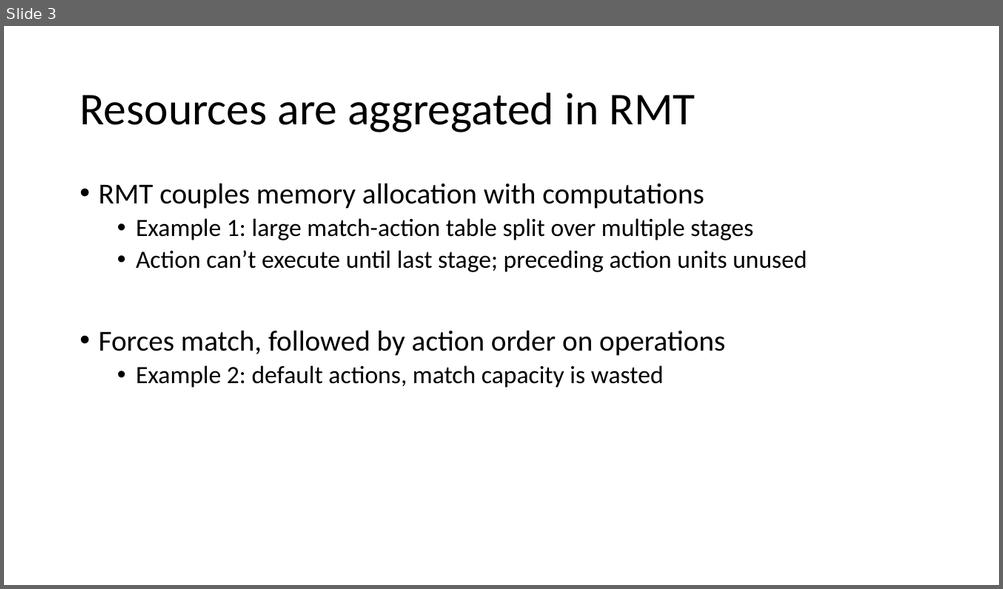
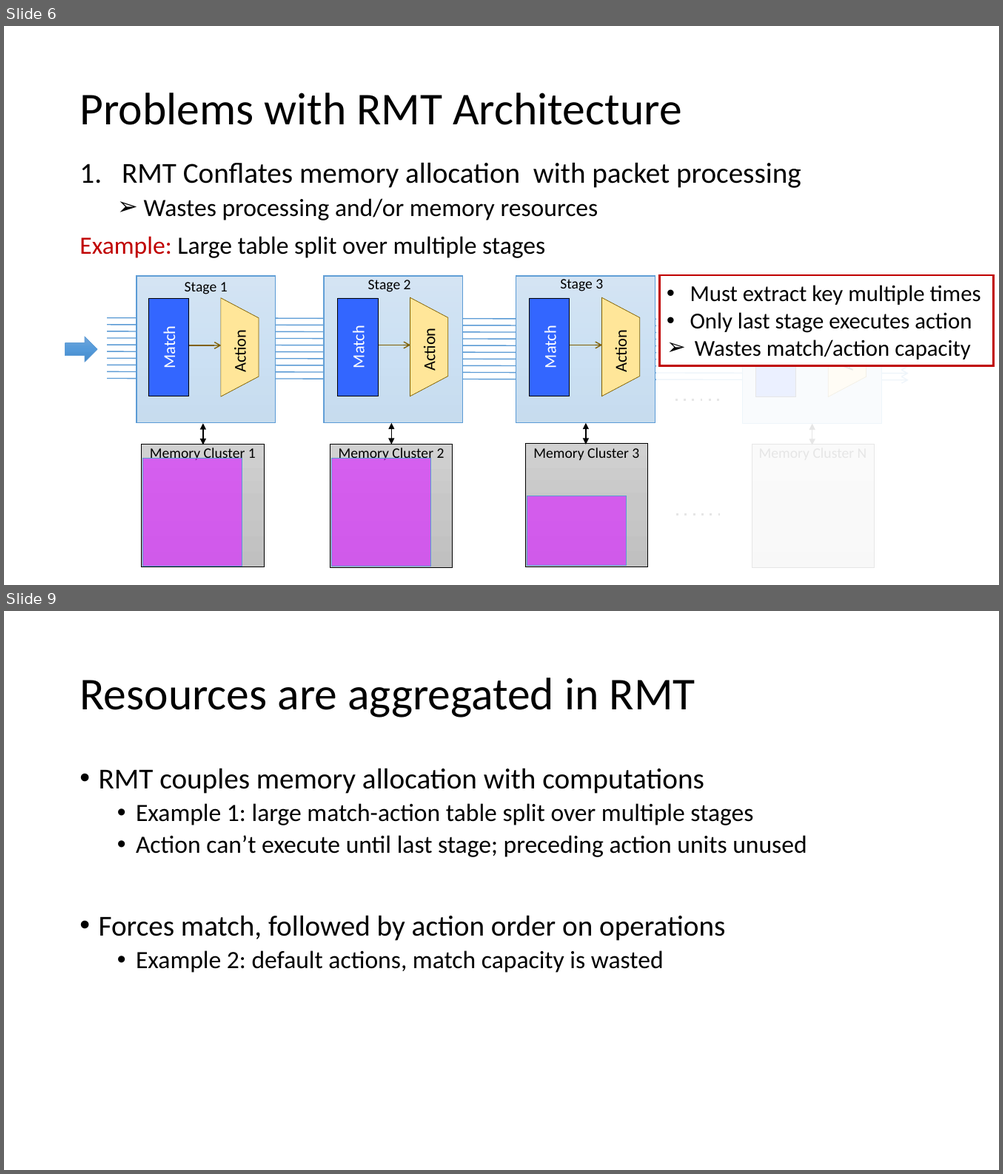
Before and after one commit to anirudhSK/drmt_talk, a slide deck: drmt.pptx. Shown one above the other, each under a label of ours: slide 3 before the commit, slides 6 and 9 after it; the slides between them are not shown. The pictures are 1003x589 and 1003x1174 pixels, drawn with LibreOffice and Linux fonts; fonts in the diff are those of the drawing. Boxes give left, top, right and bottom in pixels: in the first picture for what was removed or moved away, otherwise in the second. Text is boxed around its words. In the diff, an @@ line names an element or a change of style, - is before the commit and + after.

```diff
--- a/drmt.pptx
+++ b/drmt.pptx
@@ slide 6 added at box(4, 26, 999, 585), background #FFFFFF @@
@@ title added at box(79, 93, 681, 125), 44 pt, text #000000 @@
+Problems with RMT Architecture
@@ text added at box(79, 162, 801, 258), 24 pt, text #000000 @@
+1. RMT Conflates memory allocation with packet processing
+  ➢ Wastes processing and/or memory resources
+Example: Large table split over multiple stages
@@ rectangle added at box(656, 263, 994, 585), fill #FFFFFF at 90% opacity @@
@@ rectangle added at box(659, 275, 993, 366), fill #FFFFFF, outline #C00000 2 pt, 22 pt, text #000000 @@
+• Must extract key multiple times
+• Only last stage executes action
+➢ Wastes match/action capacity
@@ group added at box(65, 276, 908, 568): 16 rectangles, 13 arrows, 8 texts, 4 trapezoids, 4 double arrows, 3 lines, 1 right arrow @@
+Stage 1
+Stage 2
+Stage 3
+Match
+Action
+Match
+Action
+Match
+Action
+Memory Cluster 1
+Memory Cluster 2
+Memory Cluster 3
+Stage N
+Match
+Action
@@ rectangle added at box(143, 459, 242, 566), fill #D92AFF at 68% opacity, outline #5B9BD5 0.5 pt @@
@@ rectangle added at box(332, 459, 431, 566), fill #D92AFF at 68% opacity, outline #5B9BD5 0.5 pt @@
@@ rectangle added at box(527, 496, 626, 565), fill #D92AFF at 68% opacity, outline #5B9BD5 0.5 pt @@
@@ what was slide 3 is now slide 9 @@
```
Also in this commit, not shown: 3 slides changed, 5 other slides added.
